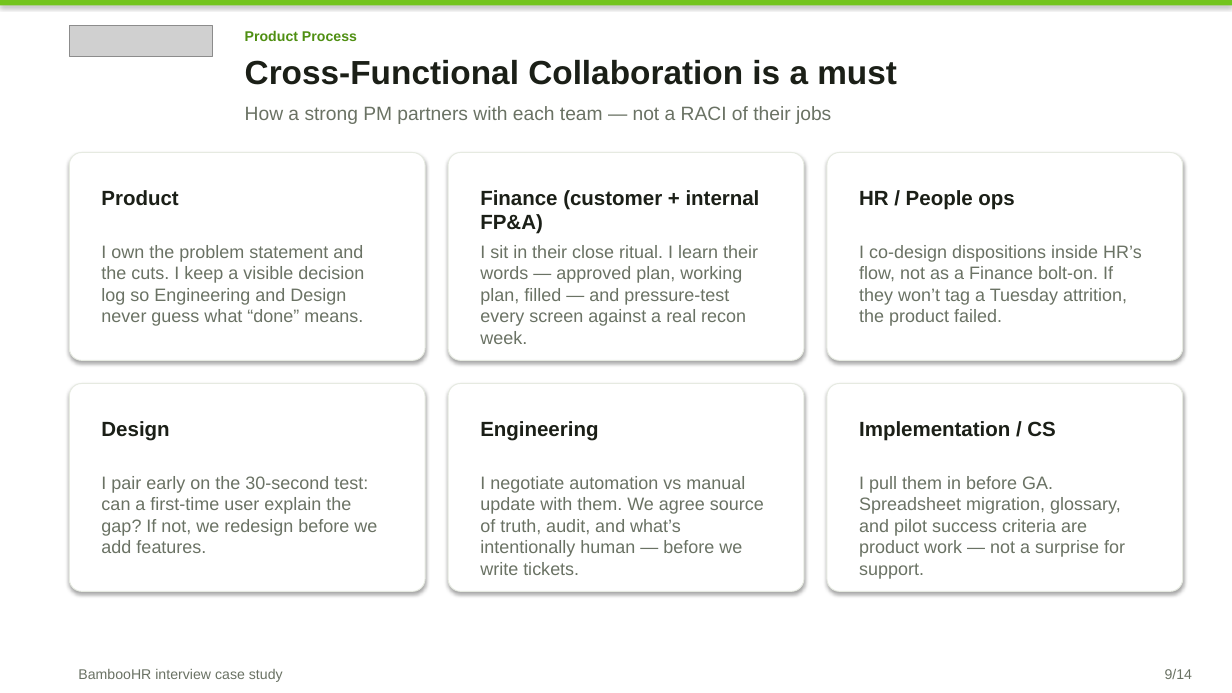
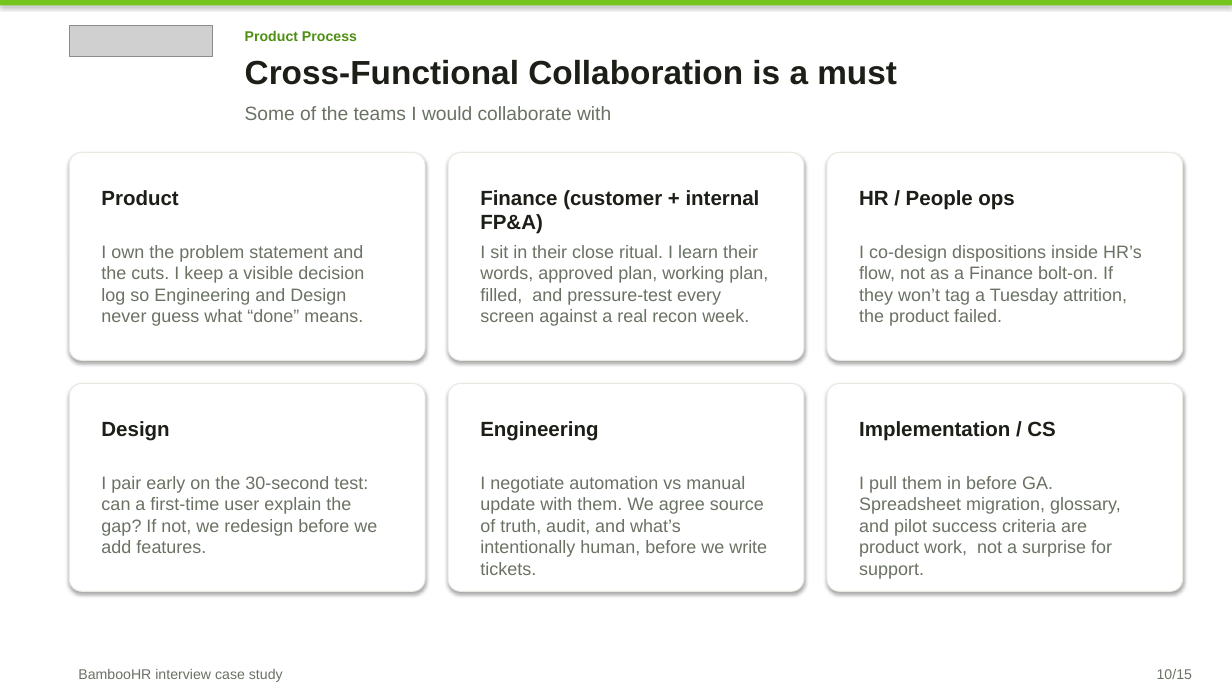
Before and after one commit to Brigdawg/Headcount-Reconciliation, a slide deck: slide 10 of deck/Headcount_Control_Tower_Case_Study.pptx (slide 9 before the commit). Drawn at 1232x693 pixels with LibreOffice and Linux fonts; fonts in the diff are those of the drawing; grey boxes stand for pictures. Boxes give left, top, right and bottom in pixels: in the first picture for what was removed or moved away, otherwise in the second. Text is boxed around its words. In the diff, an @@ line names an element or a change of style, - is before the commit and + after.

Commit message:
Add a Background primer slide after the title.
Briefly define headcount reconciliation and why the number matters before the problem slide.

```diff
--- a/deck/Headcount_Control_Tower_Case_Study.pptx
+++ b/deck/Headcount_Control_Tower_Case_Study.pptx
@@ text at (245,106,611,120): text changed @@
-How a strong PM partners with each team — not a RACI of their jobs
+Some of the teams I would collaborate with
@@ text at (480,245,768,326): text changed @@
-I sit in their close ritual. I learn their words — approved plan, working plan, filled — and pressure-test every screen against a real recon week.
+I sit in their close ritual. I learn their words, approved plan, working plan, filled, and pressure-test every screen against a real recon week.
@@ text at (480,476,767,575): text changed @@
-I negotiate automation vs manual update with them. We agree source of truth, audit, and what’s intentionally human — before we write tickets.
+I negotiate automation vs manual update with them. We agree source of truth, audit, and what’s intentionally human, before we write tickets.
@@ text at (859,476,1121,579): text changed @@
-I pull them in before GA. Spreadsheet migration, glossary, and pilot success criteria are product work — not a surprise for support.
+I pull them in before GA. Spreadsheet migration, glossary, and pilot success criteria are product work, not a surprise for support.
@@ text at (1157,669,1192,679): text changed @@
-9/14
+10/15
```
Also in this commit, not shown: 12 other slides changed, 1 slide added.
